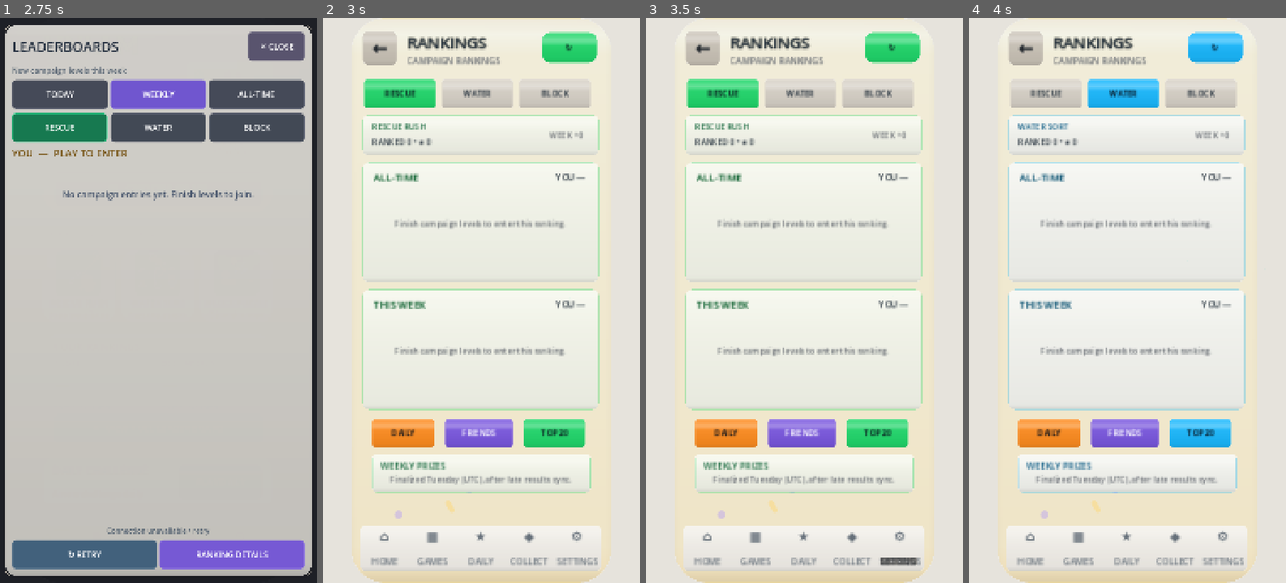
Above: before the commit, frames 1-4 (left to right).
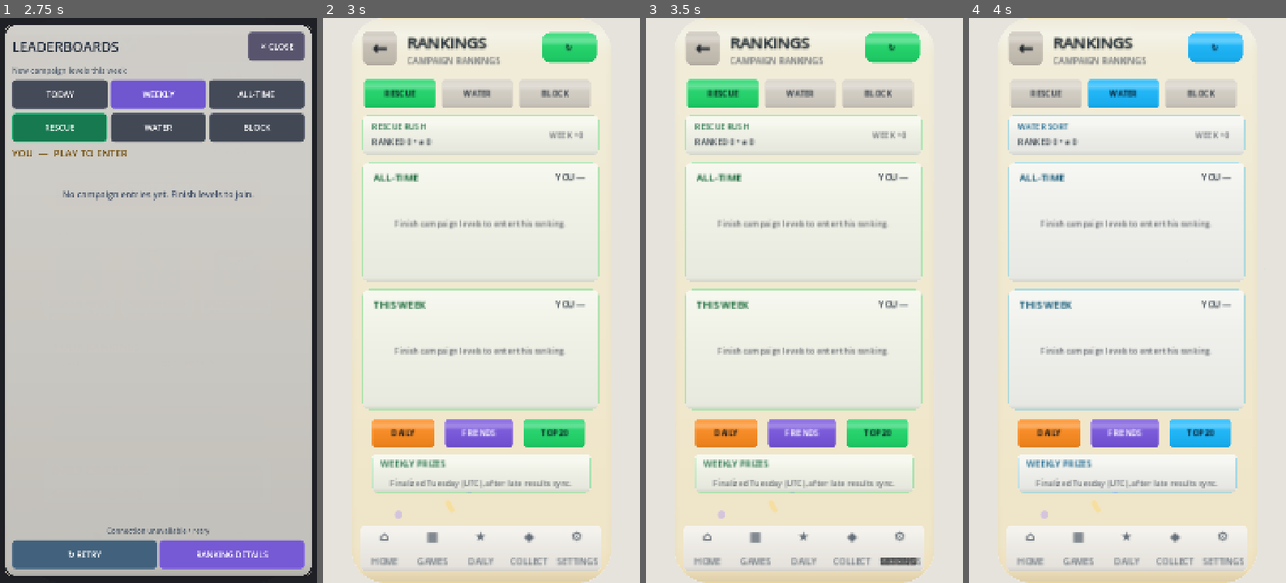
Above: after the commit, the same moments.

Repository: eghosa001/unjam
Game: Godot game, scene res://scenes/Boot.tscn
Same seed, same stepped clock (60 frames per second), same inputs: the game is played once before the commit and once after it.
Inputs (mouse positions are in pixels of both pictures, inside the frame that each line leads up to):
- Up to frame 1 (2.75 s): tap Enter at 0.5 s; move the mouse to (228, 272) at 0.52 s; click (228, 272) at 0.67 s; tap Space at 1.25 s; drag from (95, 328) to (142, 413) at 1.27 s; click "★ VIEW FULL LEADERBOARD" at 2 s
- Up to frame 2 (3 s): click "RANKING DETAILS" at 2.75 s
- Up to frame 3 (3.5 s): no input
- Up to frame 4 (4 s): click "WATER" at 3.5 s

Frame 1 is identical in both runs. In frame 2, 0.8% of the frame differs, in the area x 18-79%, y 78-84%; in frame 3, 0.8%; in frame 4, 0.8%.

Commit message:
Separate weekly-prize heading and note at compact viewport sizes

Diff:
--- a/scripts/ui/premium_main_casual.gd
+++ b/scripts/ui/premium_main_casual.gd
@@ -1445,9 +1445,9 @@
 		# and had no clear hierarchy on compact 540x960 screens. Give the weekly
 		# settlement explanation a quiet, opaque home below the actions.
 		_figma_card(canvas,"CompetitionPrizeTimingCard",Rect2(31,651,328,58),Color("#fffaf2"),Color(accent,0.26),14)
-		var notice_title := _figma_text(canvas,"WEEKLY PRIZES",Rect2(44,658,300,17),13,accent)
+		var notice_title := _figma_text(canvas,"WEEKLY PRIZES",Rect2(44,655,300,17),13,accent)
 		notice_title.name = "CompetitionPrizeTimingHeading"
-		var note := _figma_text(canvas,"Finalized Tuesday (UTC), after late results sync.",Rect2(44,678,300,23),12,FIGMA_MUTED,true)
+		var note := _figma_text(canvas,"Finalized Tuesday (UTC), after late results sync.",Rect2(44,685,300,22),12,FIGMA_MUTED,true)
 		note.name = "CompetitionPrizeTimingNote"
 		_fit_wrapped_text(note,292.0,12,11)
 		note.accessibility_name = "Weekly rewards finalize Tuesday UTC after all Sunday results have had Monday to sync."
